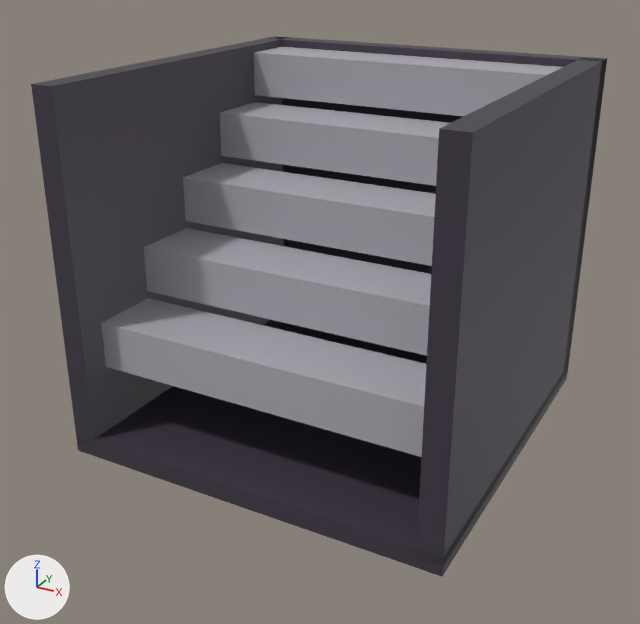
Before and after pictures for a commit that changed the FBX model Assets/Resources/Models/stairs.fbx.
Before and after are seen from a 50 mm camera at (0.986, -1.91, 0.319) aimed at (-0.023, -0.075, -0.599). The lights are fixed; the arrows at lower left show +X, +Y and +Z. The picture after the commit comes second. Where no turn or scale is listed for an object, it has been applied to the vertices.

Objects in the first picture: 'Pit', 'Step', 'Step.001', 'Step.002', 'Step.003', 'Step.004', 'WallB', 'WallL', 'WallR'.
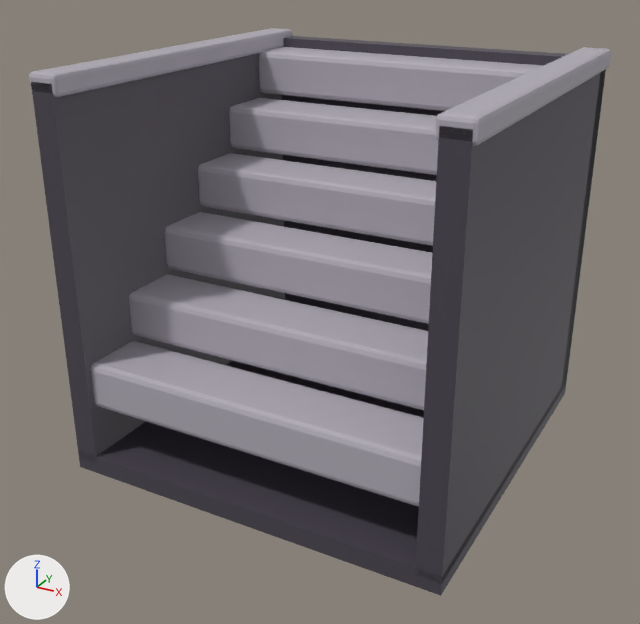
ob_root is not drawn itself; it is the parent of ob_step_001, ob_step, ob_step_002, ob_step_004, ob_step_003.

Where the newer file only moved an object's origin or applied its transform, the numbers keep the older frame.

The change, as a diff of the scene's bpy script:
```diff
--- a/Assets/Resources/Models/stairs.fbx.py
+++ b/Assets/Resources/Models/stairs.fbx.py
@@ me_pit @@
-me_pit.from_pydata(...)  # 8 vertices, 6 faces; spans x -0.5..0.5, y -0.5..0.5, z -0.025..0.025
+me_pit.from_pydata(...)  # 8 vertices, 6 faces; spans x -0.5..0.5, y -0.5..0.5, z -0.075..-0.025
+# me_pit part 4: the whole mesh is moved by (0.0, 0.0, -0.05)
 me_pit.materials.append(mat_dark)
@@ me_step_001 @@
 # used by ob_step_001; parent = ob_root; location = (0.0, -0.22, -0.2)
-me_step_001.from_pydata(...)  # 8 vertices, 6 faces; spans x -0.45..0.45, y -0.06..0.06, z -0.09..0.09
+me_step_001.from_pydata(...)  # 56 vertices, 54 faces; spans x -0.45..0.45, y 0.155..0.325, z -0.27..-0.15
+# me_step_001 part 1: 8 vertices removed from x -0.45..0.45, y -0.06..0.06, z -0.09..0.09; 56 vertices added at x -0.45..0.45, y 0.155..0.325, z -0.27..-0.15
 me_step_001.materials.append(mat_stone)
@@ me_step @@
 # used by ob_step; parent = ob_root; location = (0.0, -0.08, -0.38)
-me_step.from_pydata(...)  # 8 vertices, 6 faces; spans x -0.45..0.45, y -0.06..0.06, z -0.09..0.09
+me_step.from_pydata(...)  # 56 vertices, 54 faces; spans x -0.45..0.45, y 0.315..0.485, z -0.14..-0.02
+# me_step part 11: 56 vertices added at x -0.45..0.45, y 0.315..0.485, z -0.14..-0.02
+# me_step part 12: 8 vertices removed from x -0.45..0.45, y -0.06..0.06, z -0.09..0.09
 me_step.materials.append(mat_stone)
@@ me_wallr @@
-me_wallr.from_pydata(...)  # 8 vertices, 6 faces; spans x -0.03..0.03, y -0.5..0.5, z -0.45..0.45
+me_wallr.from_pydata(...)  # 8 vertices, 6 faces; spans x -0.03..0.03, y -0.5..0.5, z -0.495..0.455
+# me_wallr part 6
+for i in [0, 2, 4, 6]: me_wallr.vertices[i].co += Vector((0.0, 0.0, -0.045))
+for i in [1, 3, 5, 7]: me_wallr.vertices[i].co += Vector((0.0, 0.0, 0.005))
 me_wallr.materials.append(mat_dark)
@@ me_step_002 @@
 # used by ob_step_002; parent = ob_root; location = (0.0, -0.36, -0.02)
-me_step_002.from_pydata(...)  # 8 vertices, 6 faces; spans x -0.45..0.45, y -0.06..0.06, z -0.09..0.09
+me_step_002.from_pydata(...)  # 56 vertices, 54 faces; spans x -0.45..0.45, y -0.005..0.165, z -0.4..-0.28
+# me_step_002 part 9: 56 vertices added at x -0.45..0.45, y -0.005..0.165, z -0.4..-0.28
+# me_step_002 part 10: 8 vertices removed from x -0.45..0.45, y -0.06..0.06, z -0.09..0.09
 me_step_002.materials.append(mat_stone)
@@ me_walll @@
-me_walll.from_pydata(...)  # 8 vertices, 6 faces; spans x -0.03..0.03, y -0.5..0.5, z -0.45..0.45
+me_walll.from_pydata(...)  # 8 vertices, 6 faces; spans x -0.03..0.03, y -0.5..0.5, z -0.495..0.455
+# me_walll part 5
+for i in [0, 2, 4, 6]: me_walll.vertices[i].co += Vector((0.0, 0.0, -0.045))
+for i in [1, 3, 5, 7]: me_walll.vertices[i].co += Vector((0.0, 0.0, 0.005))
 me_walll.materials.append(mat_dark)
@@ me_step_004 @@
 # used by ob_step_004; parent = ob_root; location = (0.0, -0.64, 0.34)
-me_step_004.from_pydata(...)  # 8 vertices, 6 faces; spans x -0.45..0.45, y -0.06..0.06, z -0.09..0.09
+me_step_004.from_pydata(...)  # 56 vertices, 54 faces; spans x -0.45..0.45, y -0.325..-0.155, z -0.66..-0.54
+# me_step_004 part 2: 56 vertices added at x -0.45..0.45, y -0.325..-0.155, z -0.66..-0.54
+# me_step_004 part 3: 8 vertices removed from x -0.45..0.45, y -0.06..0.06, z -0.09..0.09
 me_step_004.materials.append(mat_stone)
@@ me_step_003 @@
 # used by ob_step_003; parent = ob_root; location = (0.0, -0.5, 0.16)
-me_step_003.from_pydata(...)  # 8 vertices, 6 faces; spans x -0.45..0.45, y -0.06..0.06, z -0.09..0.09
+me_step_003.from_pydata(...)  # 56 vertices, 54 faces; spans x -0.45..0.45, y -0.165..0.005, z -0.53..-0.41
+# me_step_003 part 7: 56 vertices added at x -0.45..0.45, y -0.165..0.005, z -0.53..-0.41
+# me_step_003 part 8: 8 vertices removed from x -0.45..0.45, y -0.06..0.06, z -0.09..0.09
 me_step_003.materials.append(mat_stone)
@@ ob_step_001 @@
 ob_step_001.parent = ob_root
-ob_step_001.location = (0.0, -0.22, -0.2)
+ob_step_001.location = (0.0, 0.0, 0.0)
@@ ob_step @@
 ob_step.parent = ob_root
-ob_step.location = (0.0, -0.08, -0.38)
+ob_step.location = (0.0, 0.0, 0.0)
@@ ob_step_002 @@
 ob_step_002.parent = ob_root
-ob_step_002.location = (0.0, -0.36, -0.02)
+ob_step_002.location = (0.0, 0.0, 0.0)
@@ ob_step_004 @@
 ob_step_004.parent = ob_root
-ob_step_004.location = (0.0, -0.64, 0.34)
+ob_step_004.location = (0.0, 0.0, 0.0)
@@ ob_root @@
 ob_root.location = (0.0, 0.0, 0.0)
-ob_root.rotation_euler = (1.571, 0.0, 0.0)  # degrees (90, 0, 0)
@@ ob_step_003 @@
 ob_step_003.parent = ob_root
-ob_step_003.location = (0.0, -0.5, 0.16)
+ob_step_003.location = (0.0, 0.0, 0.0)
@@ ob_lip_001 @@
+ob_lip_001 = bpy.data.objects.new('Lip.001', me_lip_001)  # 56 vertices, 54 faces; spans x 0.43..0.51, y -0.5..0.5, z -0.025..0.025; in mat_stone (grey #b3adb8)
+ob_lip_001.location = (0.0, 0.0, 0.0)
@@ ob_lip @@
+ob_lip = bpy.data.objects.new('Lip', me_lip)  # 56 vertices, 54 faces; spans x -0.51..-0.43, y -0.5..0.5, z -0.025..0.025; in mat_stone (grey #b3adb8)
+ob_lip.location = (0.0, 0.0, 0.0)
@@ ob_step_005 @@
+ob_step_005 = bpy.data.objects.new('Step.005', me_step_005)  # 56 vertices, 54 faces; spans x -0.45..0.45, y -0.485..-0.315, z -0.79..-0.67; in mat_stone (grey #b3adb8)
+ob_step_005.location = (0.0, 0.0, 0.0)
```

Boxes [x1, y1, x2, y2] around the edits, measured in the pictures (640 x 624 px; the box of a moved part takes in the faces that stretch with it):
'WallL', reshaped: before [416, 57, 607, 567]; after [415, 70, 606, 584]
'Pit', moved: before [76, 320, 569, 576]; after [78, 360, 567, 596]
'Step.004', reshaped, moved, turned: before [101, 298, 426, 457]; after [129, 274, 428, 410]
'Step.005', added: after [91, 341, 424, 507]
'Step.003', reshaped, turned, moved: before [144, 228, 431, 356]; after [165, 212, 432, 324]
'Step.002', reshaped, turned, moved: before [183, 163, 436, 266]; after [198, 153, 436, 246]
'Step.001', reshaped, moved, turned: before [220, 102, 450, 186]; after [229, 98, 438, 175]
'Step', reshaped, turned, moved: before [254, 47, 562, 116]; after [259, 47, 544, 111]
'Lip.001', added: after [435, 47, 611, 146]
'Lip', added: after [29, 28, 292, 97]
part 2 of me_step_004, added: after [129, 274, 428, 410]
part 3 of me_step_004, deleted: before [101, 298, 426, 457]
part 6 of me_wallr, moved or reshaped: before [31, 36, 290, 445]; after [31, 53, 285, 463]
part 7 of me_step_003, added: after [165, 212, 432, 324]
part 8 of me_step_003, deleted: before [144, 228, 431, 356]
part 9 of me_step_002, added: after [198, 153, 436, 246]
part 10 of me_step_002, deleted: before [183, 163, 436, 266]
part 11 of me_step, added: after [259, 47, 544, 111]
part 12 of me_step, deleted: before [254, 47, 562, 116]
